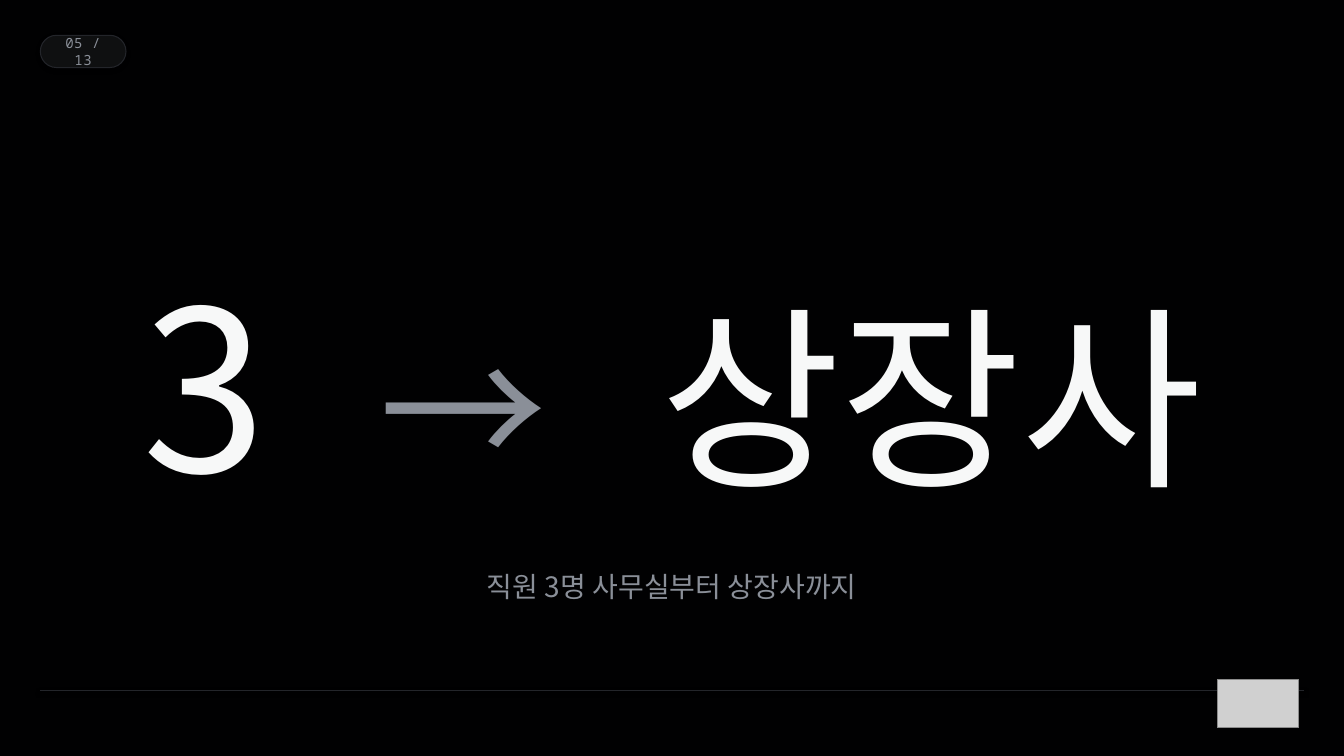
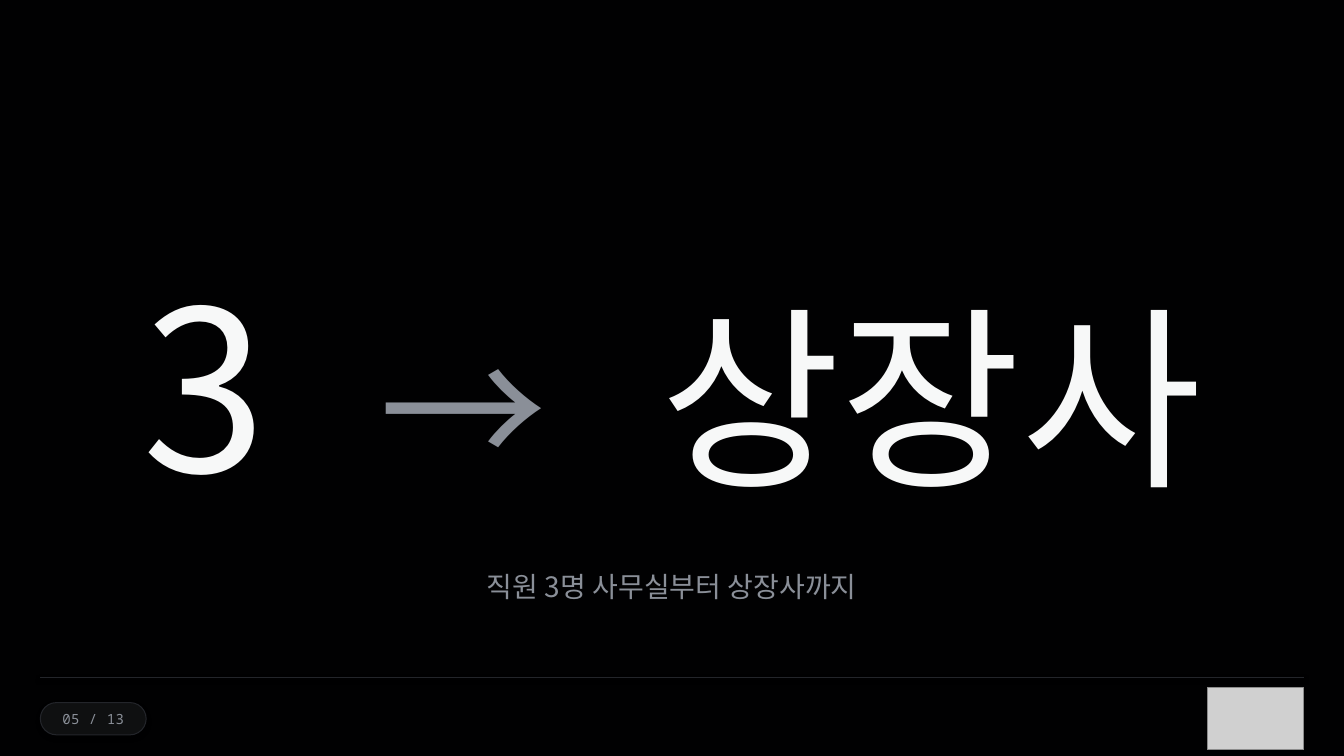
Before and after one commit to ssodcompany/edu-agent, a slide deck: slide 5 of lectures/03_sor_framework/BNI_SoR_v10.pptx. Drawn at 1344x756 pixels with LibreOffice and Linux fonts; fonts in the diff are those of the drawing; grey boxes stand for pictures. Boxes give left, top, right and bottom in pixels: in the first picture for what was removed or moved away, otherwise in the second. Text is boxed around its words. In the diff, an @@ line names an element or a change of style, - is before the commit and + after.

```diff
--- a/lectures/03_sor_framework/BNI_SoR_v10.pptx
+++ b/lectures/03_sor_framework/BNI_SoR_v10.pptx
@@ line moved from (40, 691) - (1304, 691) to (40, 678) - (1304, 678) @@
@@ picture resized from (x1=1217, y1=680, x2=1299, y2=728) to (x1=1208, y1=688, x2=1304, y2=750) @@
@@ rounded rectangle "05 / 13" resized from (x1=40, y1=35, x2=126, y2=68) to (x1=40, y1=703, x2=146, y2=735) @@
```
Also in this commit, not shown: 10 other slides changed, 2 slides added, 2 slides removed, 3 other files.
